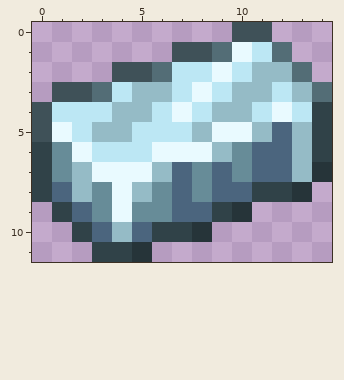
Two states of a pixel-art sprite, Items/Placeable/DamascusBar.png. This is how it looked before the edit.
The file is 30x24 pixels, drawn in blocks of 2x2; one block is one cell here.
New version:
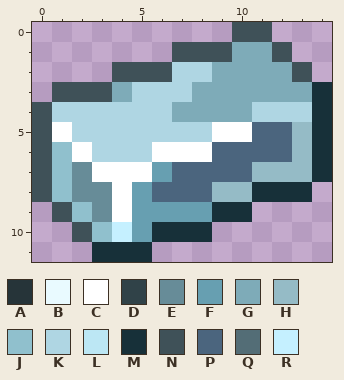
Palette (. is transparent): A #263439  B #e9faff  C #ffffff  D #304248  E #678c98  F #679fb1  G #7eabb8  H #95bbc6  J #90c0cd  K #afd6e3  L #bce7f4  M #173039  N #3f5158  P #4b657e  Q #536d76  R #c5f0ff
Changes in this commit:
Changed rows in their new state; - is an unchanged pixel.
first column x 0:
 1 ---------NGGN--
 2 ------NKKGGGGN-
 3 ---NGKKKGGGGGGM
 4 -KKKKKKGGGGKKKM
 5 -CKKKKKKKCCP--M
 6 NJCKKKCCCPP---M
 7 NJECCCF-P-PHH-M
 8 NJE-CFP-PHHMMM-
 9 -NJ-CFFFFMM----
10 --NJRFMMM------
11 ---MMM---------
Changed places in both pictures, as pixel boxes (x1, y1, x2, y2):
changed: (32, 42, 332, 262)
